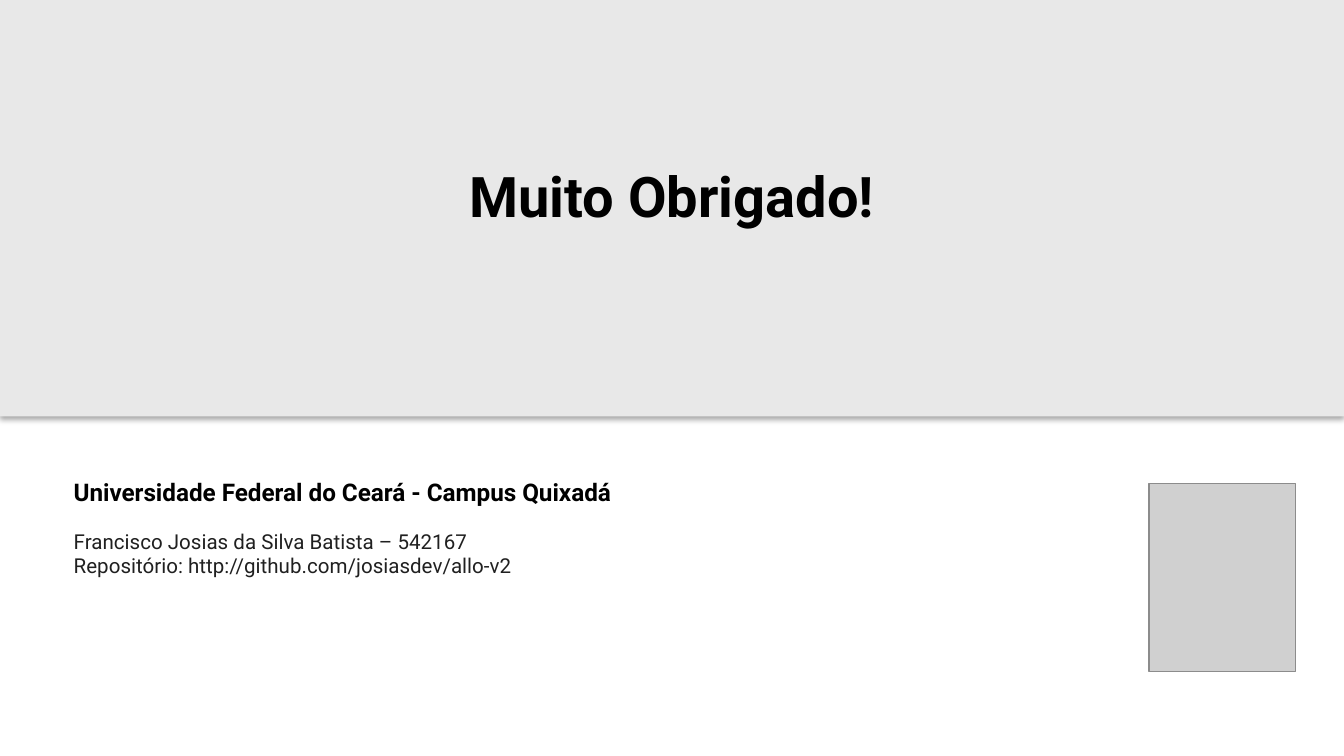
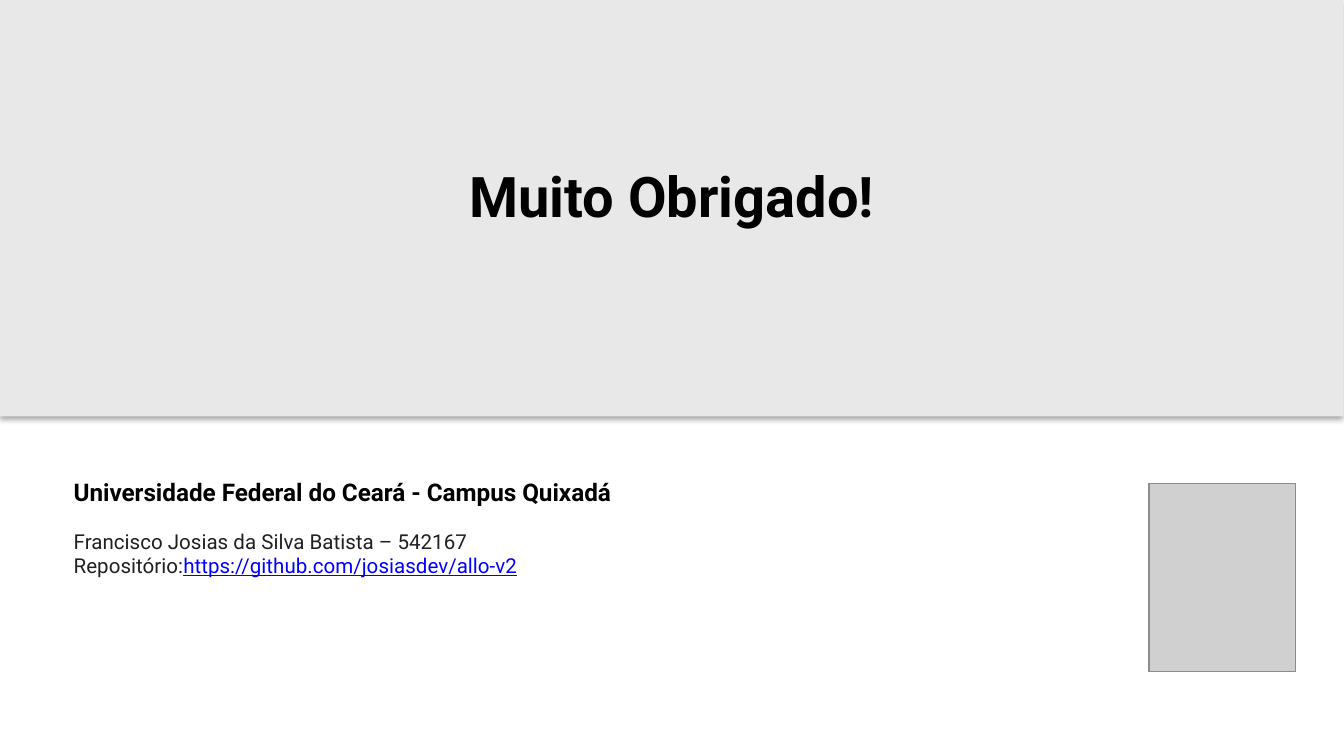
Before and after one commit to josiasdev/esufcqx, a slide deck: slide 20 of 10-semestre/reuso-software/Aula-18 - 14-10 - Apresentacao - do - trabalho 1 - refatoracao com padroes de projeto em sistema legado/Apresentacao_Allo_Protocol.pptx (slide 12 before the commit). Drawn at 1344x756 pixels with LibreOffice and Linux fonts; fonts in the diff are those of the drawing; grey boxes stand for pictures. Boxes give left, top, right and bottom in pixels: in the first picture for what was removed or moved away, otherwise in the second. Text is boxed around its words. In the diff, an @@ line names an element or a change of style, - is before the commit and + after.

```diff
--- a/10-semestre/reuso-software/Aula-18 - 14-10 - Apresentacao - do - trabalho 1 - refatoracao com padroes de projeto em sistema legado/Apresentacao_Allo_Protocol.pptx
+++ b/10-semestre/reuso-software/Aula-18 - 14-10 - Apresentacao - do - trabalho 1 - refatoracao com padroes de projeto em sistema legado/Apresentacao_Allo_Protocol.pptx
@@ text at (x1=74, y1=533, x2=517, y2=578): text changed @@
-Francisco Josias da Silva Batista – 542167
-Repositório: http://github.com/josiasdev/allo-v2
+Francisco Josias da Silva Batista – 542167
+Repositório:https://github.com/josiasdev/allo-v2
```
Also in this commit, not shown: 11 other slides changed, 8 slides added, 30 other files.
